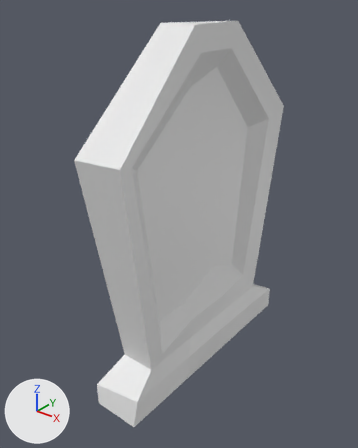
What one commit did to the FBX model Assets/Models/Modular Kit/World Props/basicTombstoneSmall.fbx.
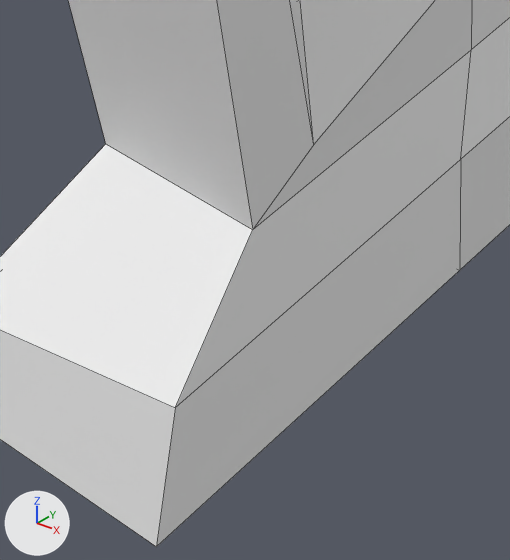
Each version is shown whole from a 50 mm lens placed at (0.63, -25.603, 0.699), pointed at (0.114, -24.958, 0.299), then close up on the part from 30% to 55% of the width and 73% to 96% of the height. Every picture has the same lights, and +X, +Y and +Z are marked at lower left. The close-ups show mesh edges as thin lines.
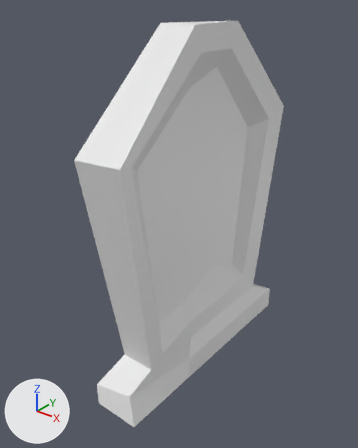
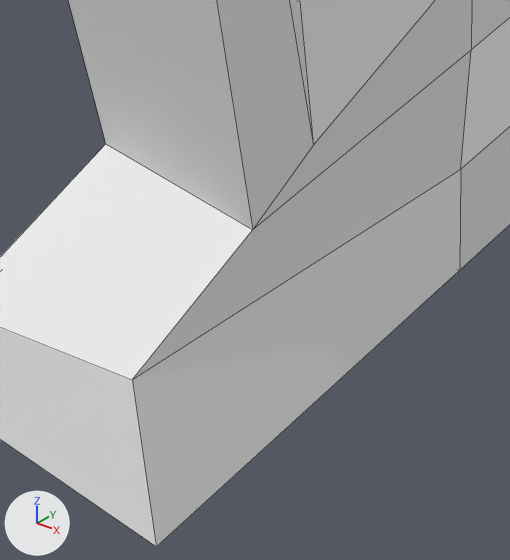
Where the newer file only moved an object's origin or applied its transform, the numbers keep the older frame.

The change in detail:
me_cube_123 has 48 vertices, 46 faces and spans x -0.045..0.045, y -0.248..0.245, z 0.0..0.645.
me_cube_123 is used by ob_cube_063; location (0.132, -24.9265, 0.0004).
Part 1, on me_cube_123:
Vertex 20 of me_cube_123 moves from (0.045, 0.079, 0.051) to (0.045, 0.079, 0.046).
Vertex 21 of me_cube_123 moves from (0.036, -0.216, 0.038) at pixel (175, 407) to (0.017, -0.216, 0.038) at pixel (132, 379).
Vertex 23 of me_cube_123 moves from (0.045, -0.079, 0.051) at pixel (461, 159) to (0.045, -0.079, 0.046) at pixel (460, 169).

Boxes [x1, y1, x2, y2] around the edits, measured in the close-ups (510 x 560 px; the box of a moved part takes in the faces that stretch with it):
part 1 of me_cube_123, moved or reshaped
    both: [0, 72, 510, 547]
